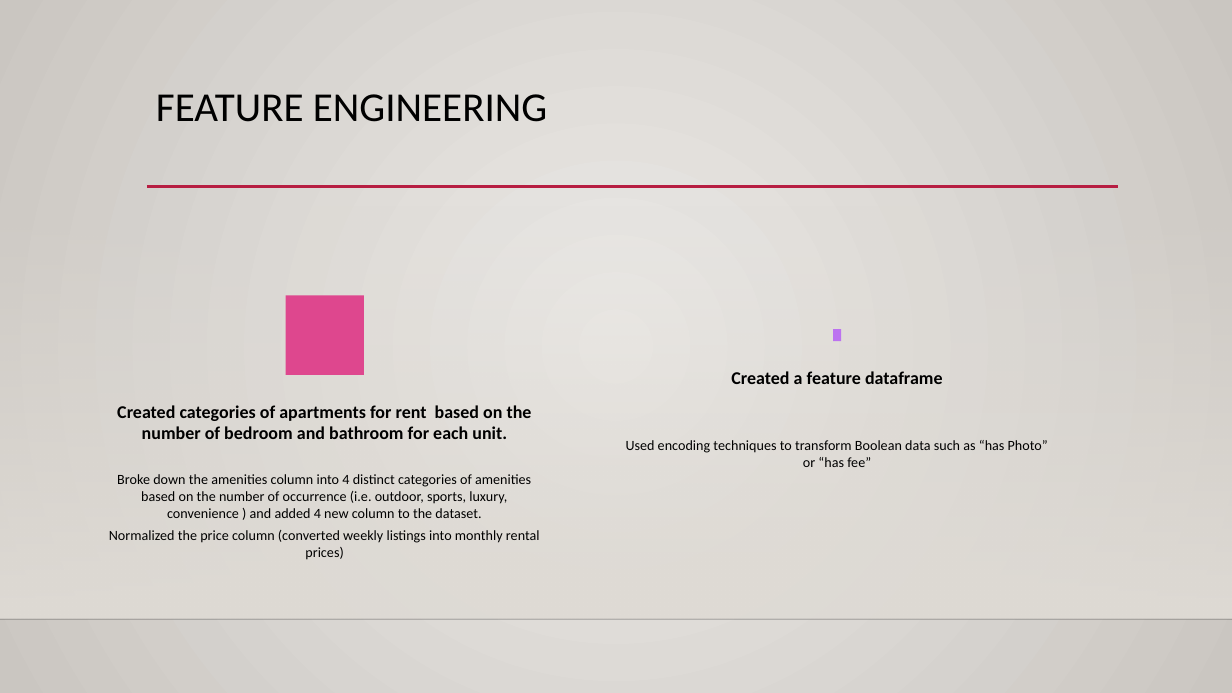
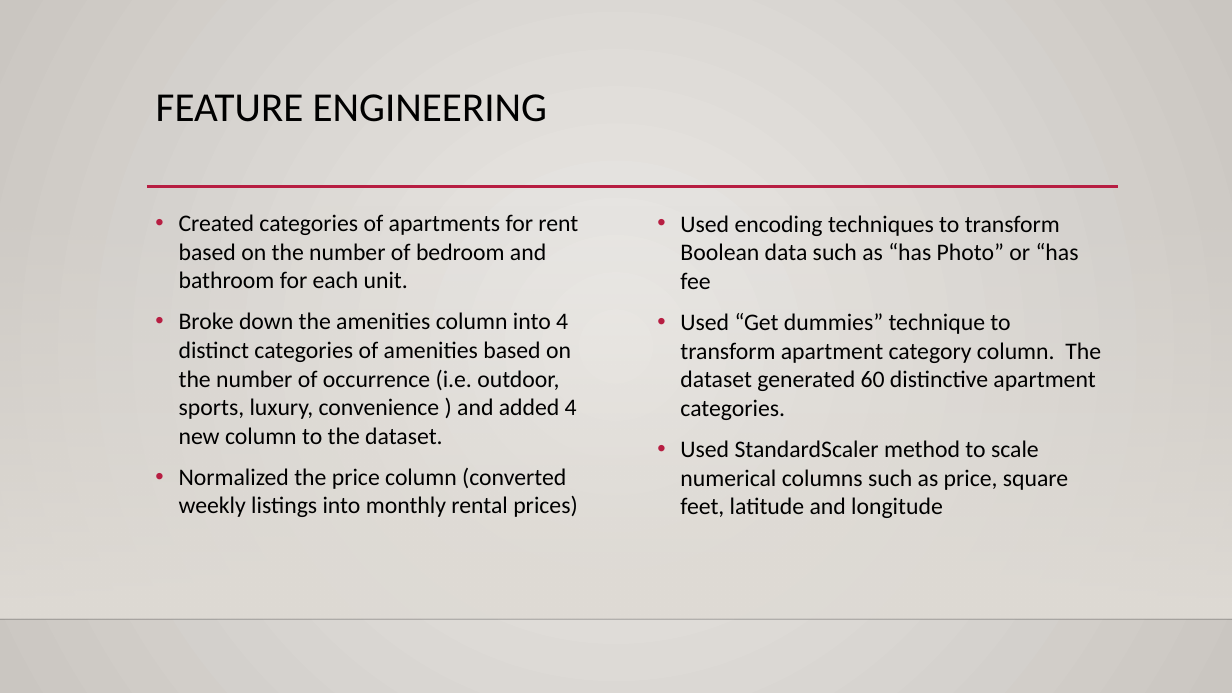
Before and after one commit to EllaC12345/Machine-Learning, a slide deck: slide 5 of Project 4.pptx. Drawn at 1232x693 pixels with LibreOffice and Linux fonts; fonts in the diff are those of the drawing; background and template pictures are left out. Boxes give left, top, right and bottom in pixels: in the first picture for what was removed or moved away, otherwise in the second. Text is boxed around its words. In the diff, an @@ line names an element or a change of style, - is before the commit and + after.

```diff
--- a/Project 4.pptx
+++ b/Project 4.pptx
@@ text "Created categories of apartments for ...": place and size @@
-text "Created categories of apartments for ..." at (109, 474, 540, 560)
+text "Created categories of apartments for ..." at (179, 214, 578, 517)
@@ text at (179, 214, 578, 288): paragraph added @@
+• Created categories of apartments for rent based on the number of bedroom and bathroom for each unit.
@@ text added at (680, 215, 1101, 518), 18.5 pt, text #000000 @@
+• Used encoding techniques to transform Boolean data such as “has Photo” or “has fee
+• Used “Get dummies” technique to transform apartment category column. The dataset generated 60 distinctive apartment categories.
+• Used StandardScaler method to scale numerical columns such as price, square feet, latitude and longitude
@@ text at (179, 312, 577, 517): size 11 to 18.5 pt in "Broke down the amenities column into 4 ...", "Normalized the price column (converted weekly listings ..."; alignment centre to left; bullet none to •; more space between paragraphs @@
@@ group removed at (117, 296, 1048, 467): 3 texts, 2 rectangles @@
-Created categories of apartments for rent based on the number of bedroom and bathroom for each unit.
-Created a feature dataframe
-Used encoding techniques to transform Boolean data such as “has Photo” or “has fee”
```
Also in this commit, not shown: 1 other slide changed, 2 slides added, 1 slide removed, 3 other files.
